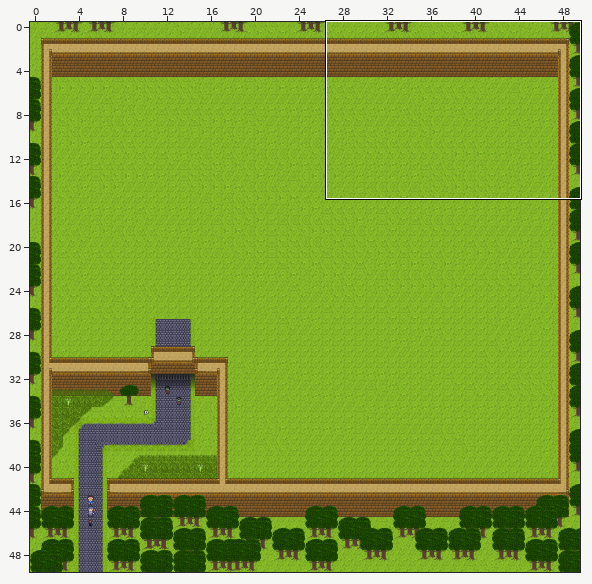
Tiled map: Board1.tmx. Above, an overview of the earlier version with the close-up marked.
Close-up. As it was:
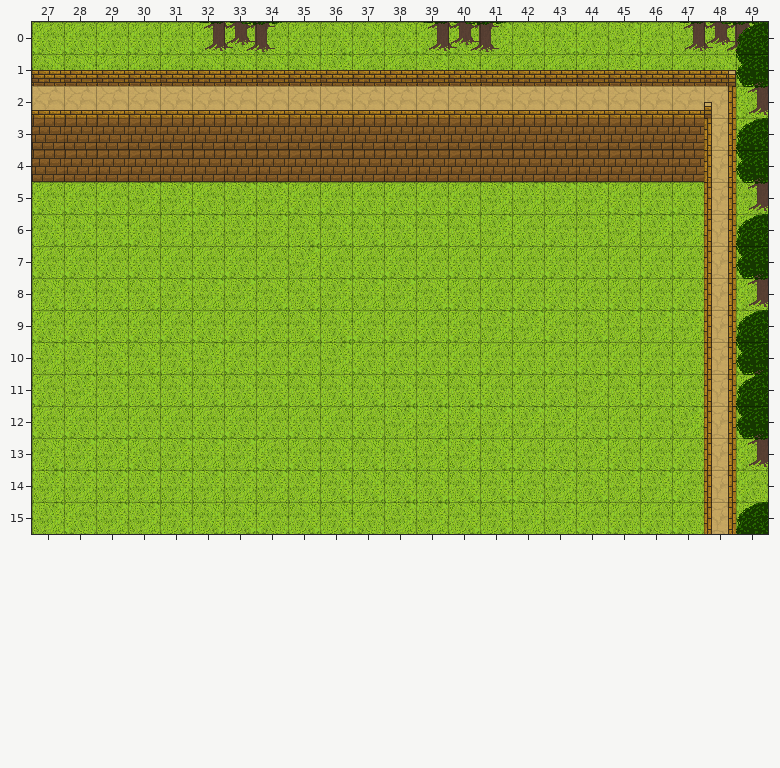
Cells are 32x32 px. Shown: x 27..49, y 0..15. The commit also changed other parts of the map, which this record leaves out.
After:
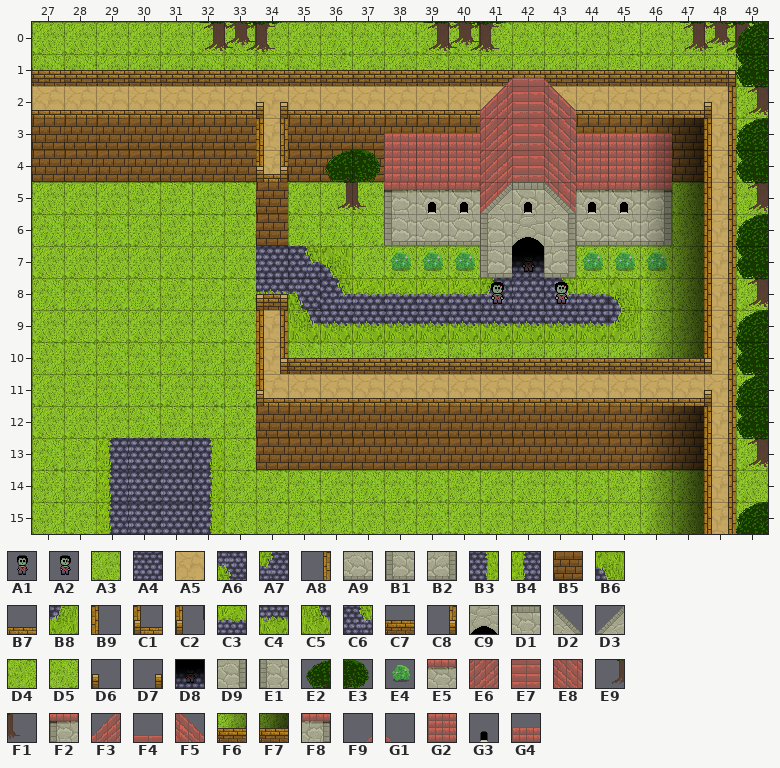
Key: from "Alex": A1 4, A2 5; from "shittytileset": A3 0, A4 2, A5 3, A6 7, A7 8, A8 9, A9 12, B1 13, B2 14, B3 15, B4 16, B5 17, B6 18, B7 19, B8 21, B9 23, C1 24, C2 25, C3 30, C4 31, C5 32, C6 33, C7 34, C8 39, C9 41, D1 42, D2 43, D3 44, D4 48, D5 50, D6 53, D7 54, D8 56, D9 58, E1 59, E2 65, E3 66, E4 70, E5 71, E6 72, E7 73, E8 74, E9 80, F1 81, F2 86, F3 87, F4 88, F5 89, F6 95, F7 96, F8 101, F9 102, G1 103, G2 104, G3 118, G4 119.
__ is an empty cell, ## one hidden under a higher layer.
Tiles of an added or newly shown layer are drawn over the layers below it.
See-through tiles are keyed as they look on the map.
Difference:
Layer "Ground Layer":
y 3..4: x 34 B5 -> A5
y 5: x 34 D4 -> B5
y 6: x 34 D4 -> B5; x 41..43 D4 A3 A3 -> E1 C9 D9
y 7: x 34..36 A3 D4 A3 -> A4 C6 B6; x 41..43 A3 A3 A3 -> B1 A4 B2
y 8: x 34..45 D5 D5 D4 D4 D4 D5 A3 A3 A3 A3 A3 A3 -> C4 A6 C6 C3 C3 C3 C3 A7 A4 C6 C3 B6
y 9: x 34..45 A3 D5 D5 A3 A3 A3 A3 D4 D4 A3 D5 D4 -> A5 C5 C4 C4 C4 C4 C4 C4 C4 C4 C4 B8
y 10: x 33..35 A3 A3 A3 -> D4 A5 D4; x 39..40 A3 A3 -> D4 D5
y 11: x 31 D5 -> A3; x 34..47 D5 D5 D5 D5 D5 D5 D5 A3 A3 A3 D4 D5 A3 A3 -> A5 A5 A5 A5 A5 A5 A5 A5 A5 A5 A5 A5 A5 A5
y 12: x 30..47 A3 A3 A3 A3 A3 A3 A3 A3 D4 D4 D4 D4 D4 D4 A3 A3 A3 D4 -> D5 D4 D4 D4 B5 B5 B5 B5 B5 B5 B5 B5 B5 B5 B5 B5 B5 B5
y 13: x 31..32 D4 D4 -> ## ##; x 34..47 A3 A3 D5 D5 D5 D4 D4 D5 A3 A3 D4 A3 A3 A3 -> B5 B5 B5 B5 B5 B5 B5 B5 B5 B5 B5 B5 B5 B5
y 14: x 31 D4 -> ##; x 35..36 D4 D5 -> D5 A3; x 40..41 D5 D5 -> D4 A3; x 43 D4 -> D5
y 15: x 33..34 D5 A3 -> A3 D4; x 36 D5 -> D4; x 39..41 D4 D5 D5 -> D5 A3 A3
Layer "Tile Layer 2":
y 2: x 34 B7 -> D6
y 3: x 34 __ -> A8; x 38..46 __ __ __ __ __ __ __ __ __ -> G4 G4 G4 E6 E7 E8 G4 G4 G4
y 4: x 34 __ -> B7; x 36..43 __ __ __ __ __ __ __ __ -> E2 E3 G2 G2 G2 E6 E7 E8
y 5: x 36..37 __ __ -> E9 F1; x 41..43 __ __ __ -> E6 D1 E8
y 7: x 38..40 __ __ __ -> E4 E4 E4; x 42 __ -> A1; x 44..46 __ __ __ -> E4 E4 E4
y 8: x 34 __ -> C7; x 41 __ -> A2; x 43 __ -> A2
y 9: x 34 __ -> A8
y 10: x 34..48 __ __ __ __ __ __ __ __ __ __ __ __ __ __ B9 -> C8 C7 C7 C7 C7 C7 C7 C7 C7 C7 C7 C7 F6 F7 C2
y 11: x 35..48 __ __ __ __ __ __ __ __ __ __ __ __ __ B9 -> B7 B7 B7 B7 B7 B7 B7 B7 B7 B7 B7 B7 B7 D6
y 13..15: x 29..32 __ __ __ __ -> B4 A4 A4 B3
Layer "Extra Trees":
y 1: x 41..43 __ __ __ -> F9 F4 G1
y 2: x 34 __ -> D7; x 41..43 __ __ __ -> F3 E7 F5
y 3: x 34 __ -> B9
y 4: x 34 __ -> C2; x 44..46 __ __ __ -> G2 G2 G2
y 5: x 38..41 __ __ __ __ -> F2 E5 E5 D3; x 43..46 __ __ __ __ -> D2 E5 E5 F8
y 6: x 38..40 __ __ __ -> B1 A9 A9; x 44..46 __ __ __ -> A9 A9 B2
y 7: x 42 __ -> D8
y 8: x 34 __ -> D7
y 9: x 34 __ -> B9
y 10: x 34 __ -> B9; x 46..47 __ __ -> C7 C7
y 11: x 34 __ -> C1
Layer "Shading" (added):
y 3: x 46..47 __ __ -> F6 F7
y 4: x 34 __ -> C8; x 46..47 __ __ -> F6 F7
y 5: x 39..40 __ __ -> G3 G3; x 42 __ -> G3; x 44..47 __ __ __ __ -> G3 G3 F6 F7
y 6..7: x 46..47 __ __ -> F6 F7
y 8: x 34 __ -> D6; x 46..47 __ __ -> F6 F7
y 9: x 46..47 __ __ -> F6 F7
y 12..15: x 46..47 __ __ -> F6 F7
Changed places in both close-ups, as pixel boxes (x1, y1, x2, y2):
changed: (96, 78, 712, 534)
